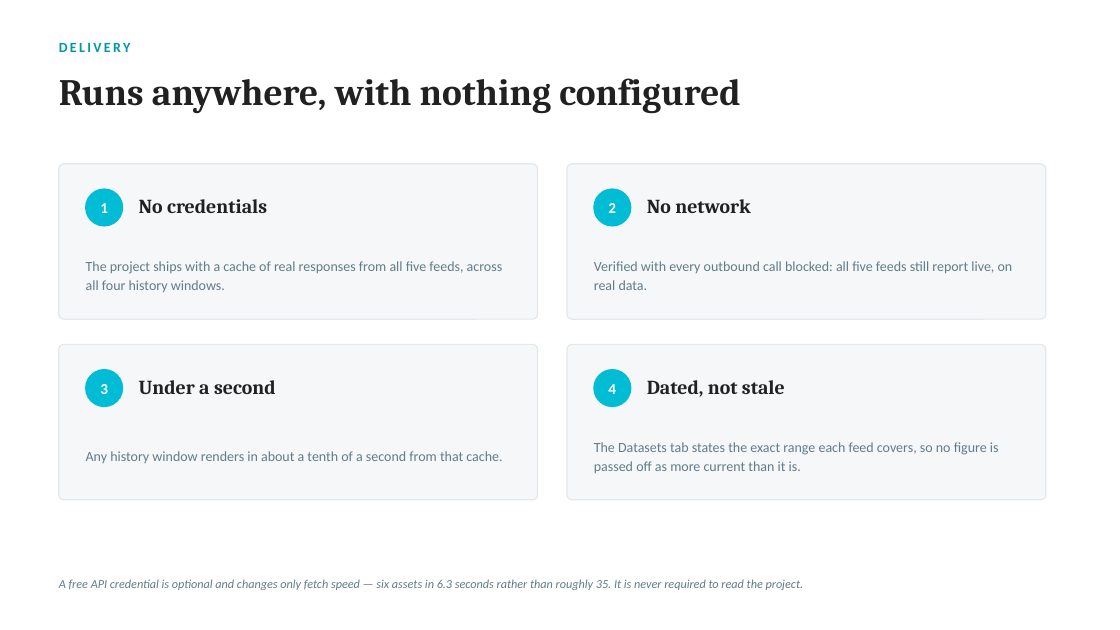
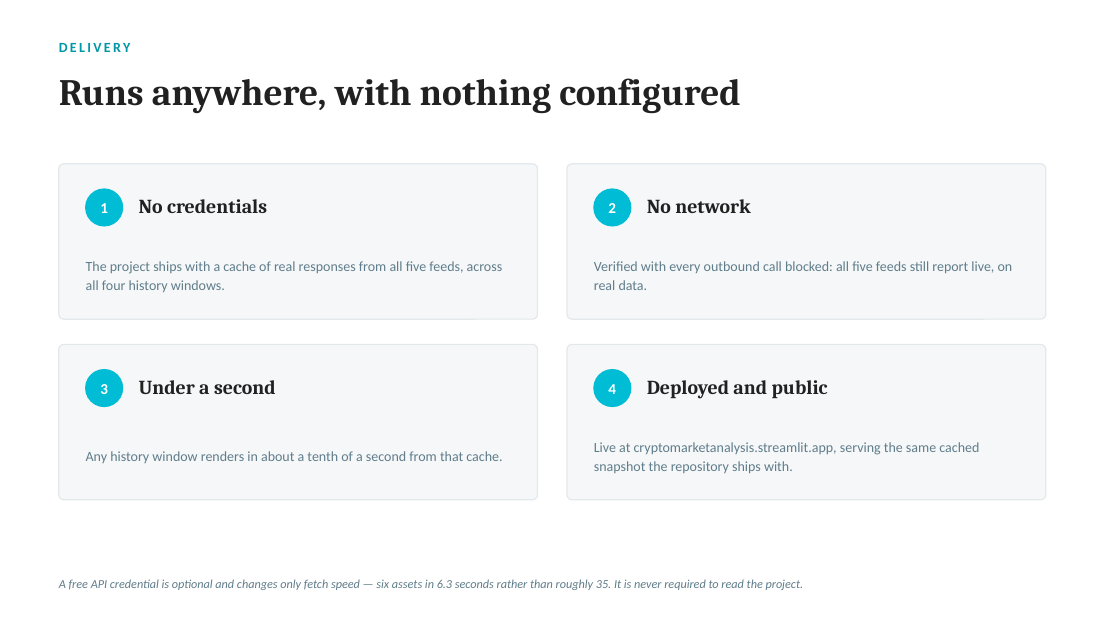
Before and after one commit to garimaaish1111/crypto-market-analysis, a slide deck: slide 12 of docs/Crypto_Market_Analysis_Final_Evaluation.pptx. Drawn at 1120x630 pixels with LibreOffice and Linux fonts; fonts in the diff are those of the drawing. Boxes give left, top, right and bottom in pixels: in the first picture for what was removed or moved away, otherwise in the second. Text is boxed around its words. In the diff, an @@ line names an element or a change of style, - is before the commit and + after.

```diff
--- a/docs/Crypto_Market_Analysis_Final_Evaluation.pptx
+++ b/docs/Crypto_Market_Analysis_Final_Evaluation.pptx
@@ text at (647, 380, 828, 399): text changed @@
-Dated, not stale
+Deployed and public
@@ text at (594, 442, 979, 473): text changed @@
-The Datasets tab states the exact range each feed covers, so no figure is passed off as more current than it is.
+Live at cryptomarketanalysis.streamlit.app, serving the same cached snapshot the repository ships with.
```
Also in this commit, not shown: 1 other slide changed, 1 other file.
